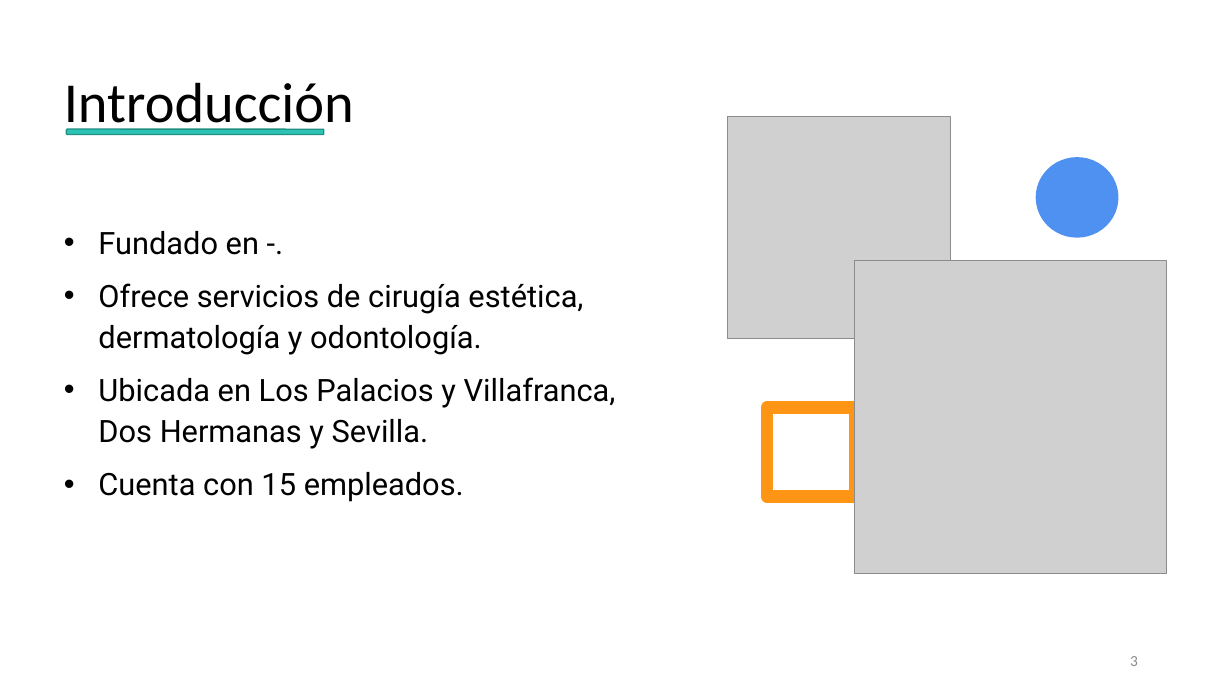
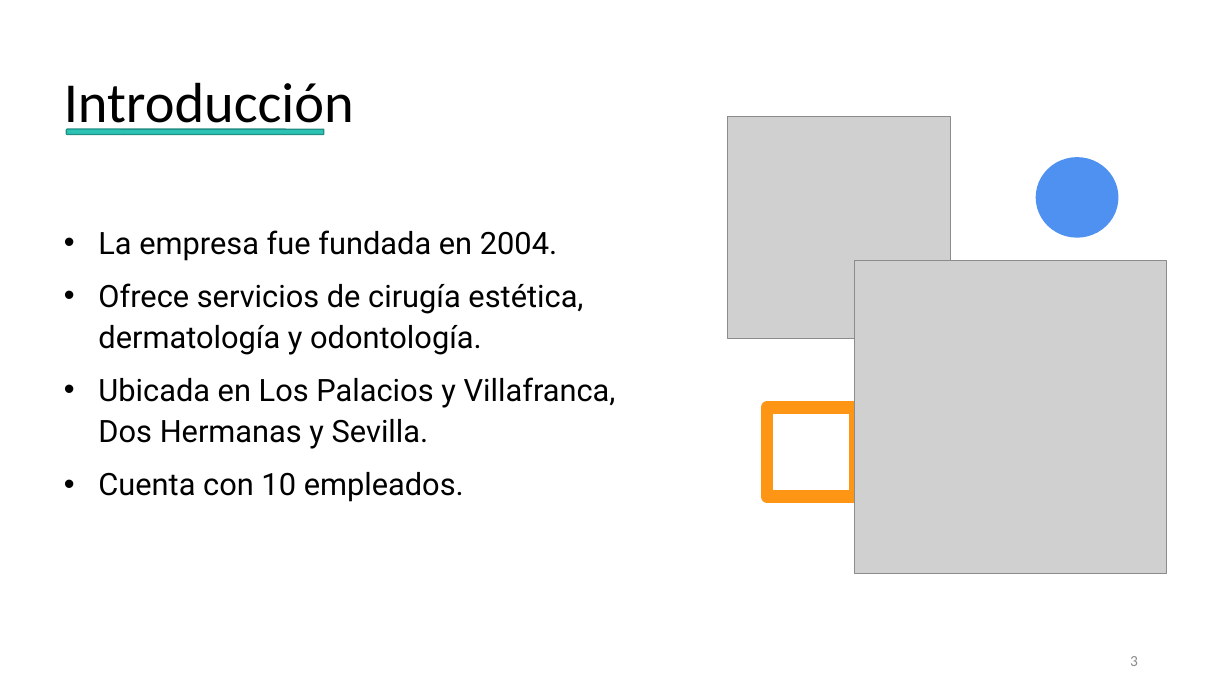
Before and after one commit to Jesusjbs/clinicaDental-ir, a slide deck: slide 3 of Presentación Proyecto.pptx. Drawn at 1232x693 pixels with LibreOffice and Linux fonts; fonts in the diff are those of the drawing; grey boxes stand for pictures. Boxes give left, top, right and bottom in pixels: in the first picture for what was removed or moved away, otherwise in the second. Text is boxed around its words. In the diff, an @@ line names an element or a change of style, - is before the commit and + after.

```diff
--- a/Presentación Proyecto.pptx
+++ b/Presentación Proyecto.pptx
@@ text at (x1=98, y1=230, x2=557, y2=261): text changed @@
-• Fundado en -.
+• La empresa fue fundada en 2004.
@@ text at (x1=98, y1=472, x2=464, y2=502): text changed @@
-• Cuenta con 15 empleados.
+• Cuenta con 10 empleados.
```
Also in this commit, not shown: 2 other files.
